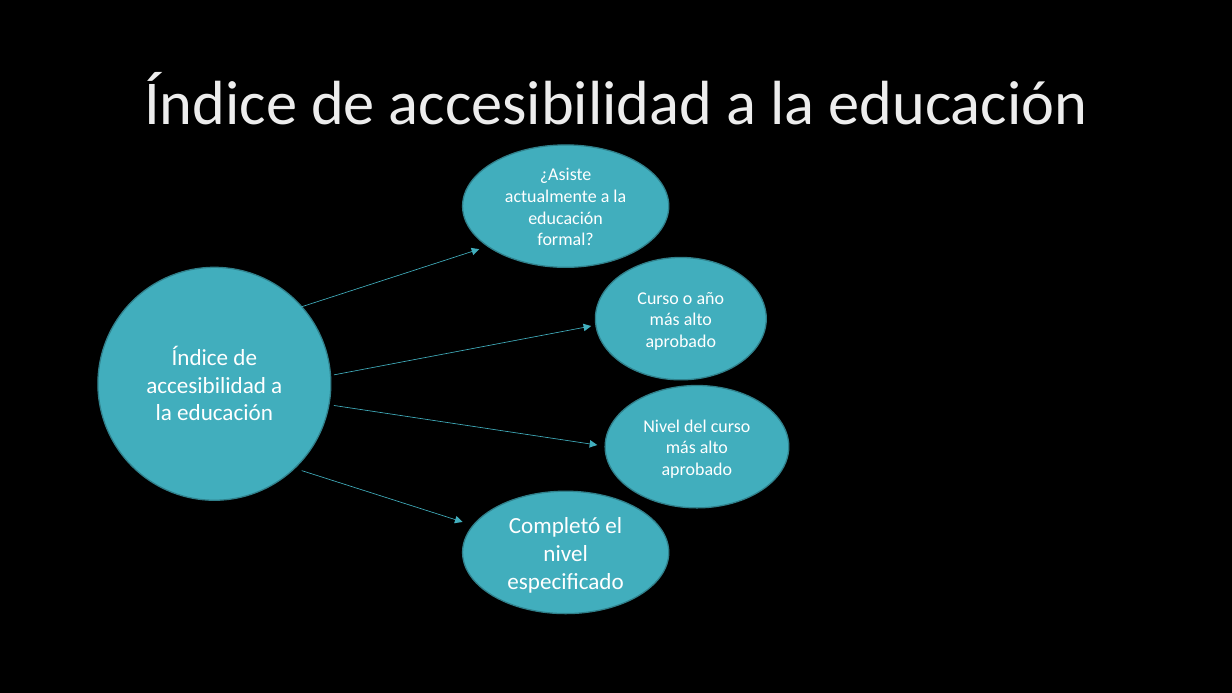
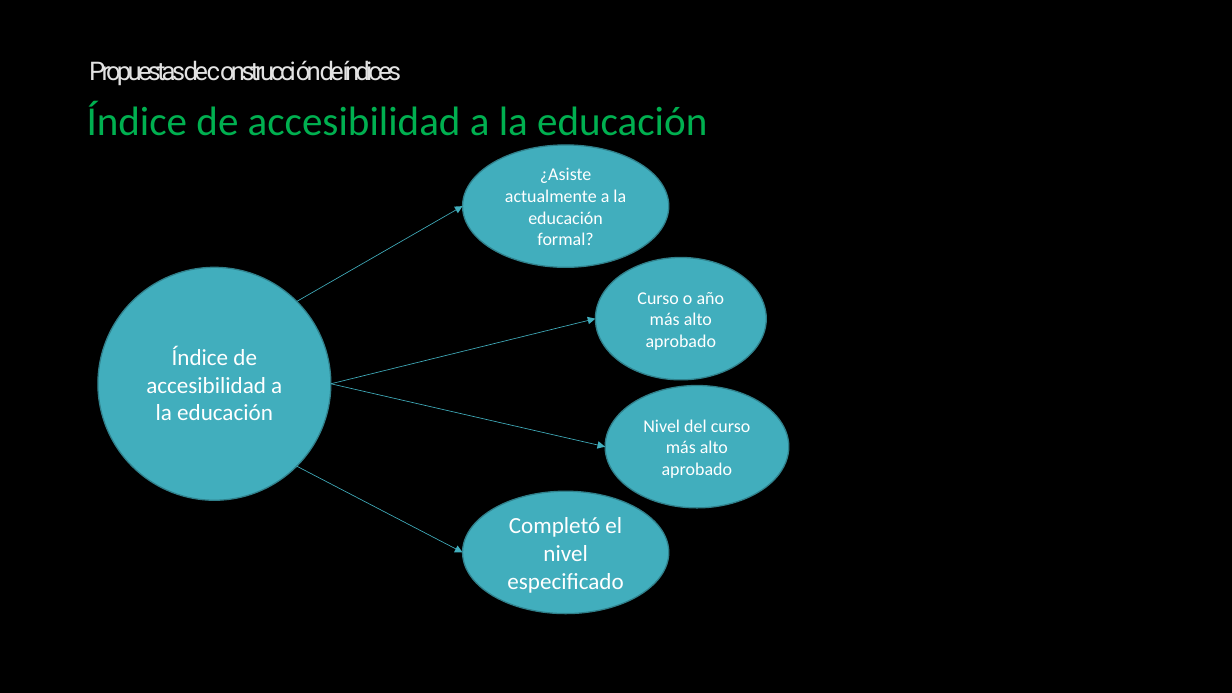
Before and after one commit to Sud-Austral/ds_indices, a slide deck: slide 32 of indices.pptx. Drawn at 1232x693 pixels with LibreOffice and Linux fonts; fonts in the diff are those of the drawing; background and template pictures are left out. Boxes give left, top, right and bottom in pixels: in the first picture for what was removed or moved away, otherwise in the second. Text is boxed around its words. In the diff, an @@ line names an element or a change of style, - is before the commit and + after.

```diff
--- a/indices.pptx
+++ b/indices.pptx
@@ text added at [89,60,402,86], 20 pt, text gradient #969696 to #E3E3E3 to #FFFFFF @@
+Propuestas de construcción de índices
@@ text "Índice de accesibilidad a la ...": place and size @@
-text "Índice de accesibilidad a la ..." at [144,72,1088,125]
+text "Índice de accesibilidad a la ..." at [87,101,707,145]
@@ text "Índice de accesibilidad a la ..." at [87,101,707,145]: size 48.6 to 32 pt, text colour gradient #BFBFBF to #EDEDED to #FFFFFF to #00B050 @@
@@ arrow moved from (300, 308) - (480, 250) to (297, 301) - (463, 206) @@
@@ arrow moved from (334, 375) - (592, 326) to (331, 384) - (595, 319) @@
@@ arrow moved from (334, 406) - (597, 445) to (331, 384) - (605, 446) @@
@@ arrow moved from (301, 470) - (463, 522) to (297, 467) - (463, 553) @@
```
Also in this commit, not shown: 33 other slides changed, 1 slide added, 1 slide removed.
